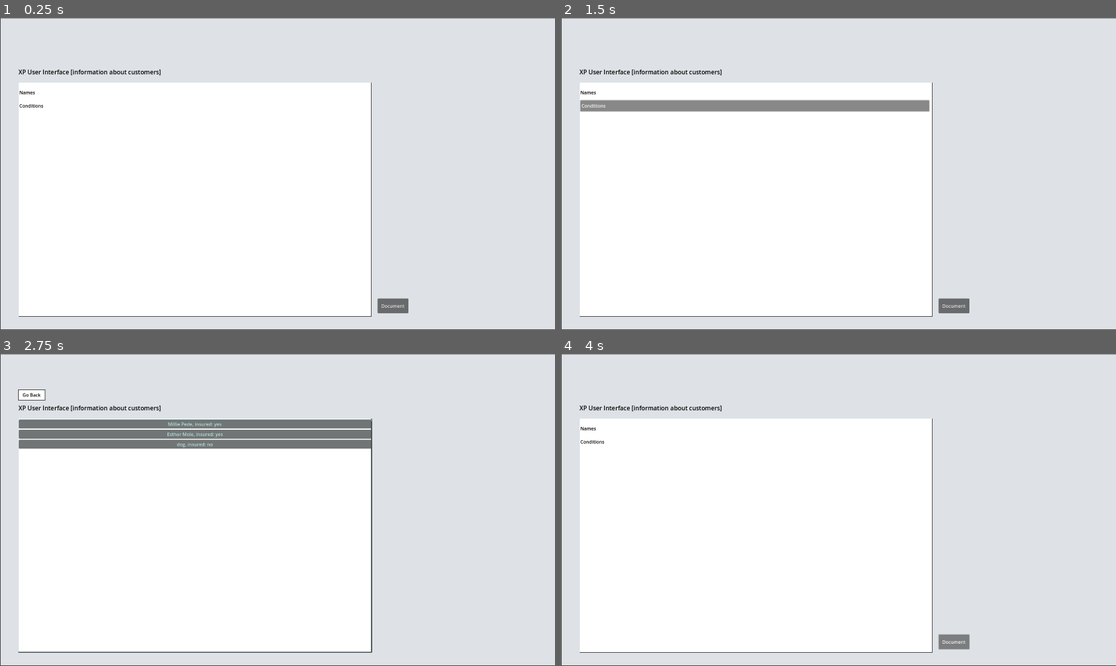
Above: before the commit, frames 1-4 (two rows, left to right).
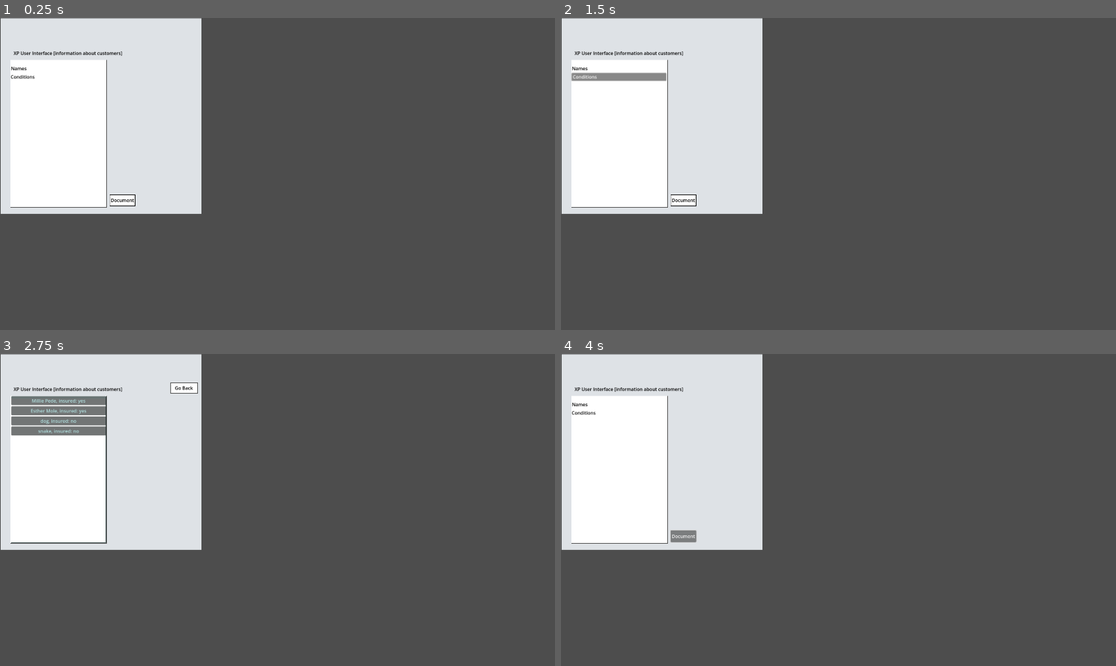
Above: after the commit, the same moments.

Repository: AgonGuri/vacation_please
Game: Godot game, scene res://scenes/pc_ui.tscn
The game is run twice, just before and just after one commit, with the same random seed, the same clock (stepped at 60 frames per second) and the same inputs.
Inputs:
- Up to frame 1 (0.25 s): no input
- Up to frame 2 (1.5 s): click "Document" at 0.5 s; click "Conditions" at 1.25 s
- Up to frame 3 (2.75 s): click "Names" at 2 s
- Up to frame 4 (4 s): click "Go Back" at 2.75 s; click "Document" at 3.5 s

The runs differ from the first frame. In frame 1, 86% of the frame differs, in the area x 0-100%, y 0-100%; in frame 2, 87%; in frame 3, 88%; in frame 4, 86%.

Commit message:
ui scaled down

Diff:
--- a/scenes/pc_ui.tscn
+++ b/scenes/pc_ui.tscn
@@ -6,54 +6,71 @@
 bg_color = Color(0.87058824, 0.8862745, 0.9019608, 1)
 border_color = Color(0, 0, 0, 1)
 
-[sub_resource type="StyleBoxFlat" id="StyleBoxFlat_yj1s0"]
-bg_color = Color(1, 1, 1, 1)
-border_width_right = 2
-border_width_bottom = 2
-border_color = Color(0.33333334, 0.33333334, 0.33333334, 1)
-
-[sub_resource type="StyleBoxFlat" id="StyleBoxFlat_df1xv"]
-bg_color = Color(1, 1, 1, 1)
-border_width_right = 2
-border_width_bottom = 2
-border_color = Color(0.33333334, 0.33333334, 0.33333334, 1)
-
-[sub_resource type="StyleBoxFlat" id="StyleBoxFlat_g1cg7"]
-bg_color = Color(1, 1, 1, 1)
-draw_center = false
-border_width_right = 2
-border_width_bottom = 2
-border_color = Color(0.33333334, 0.33333334, 0.33333334, 1)
-
-[sub_resource type="StyleBoxFlat" id="StyleBoxFlat_h7g8x"]
-bg_color = Color(1, 1, 1, 1)
-border_width_right = 2
-border_width_bottom = 2
-border_color = Color(0.33288068, 0.33288074, 0.33288044, 1)
-
-[sub_resource type="StyleBoxFlat" id="StyleBoxFlat_ixibr"]
-bg_color = Color(1, 1, 1, 1)
-
-[sub_resource type="StyleBoxFlat" id="StyleBoxFlat_5571c"]
-bg_color = Color(1, 1, 1, 1)
-
-[sub_resource type="StyleBoxFlat" id="StyleBoxFlat_ognbo"]
-bg_color = Color(1, 1, 1, 1)
-
-[sub_resource type="StyleBoxFlat" id="StyleBoxFlat_gthla"]
+[sub_resource type="StyleBoxFlat" id="StyleBoxFlat_mdtsv"]
 bg_color = Color(1, 1, 1, 1)
 border_width_left = 2
 border_width_top = 2
 border_width_right = 2
 border_width_bottom = 2
+border_color = Color(0, 0, 0, 1)
+
+[sub_resource type="StyleBoxFlat" id="StyleBoxFlat_yj1s0"]
+bg_color = Color(1, 1, 1, 1)
+border_width_right = 2
+border_width_bottom = 2
+border_color = Color(0.33333334, 0.33333334, 0.33333334, 1)
+
+[sub_resource type="StyleBoxFlat" id="StyleBoxFlat_m6r30"]
+bg_color = Color(1, 1, 1, 1)
+border_width_left = 2
+border_width_top = 1
+border_width_right = 2
+border_width_bottom = 1
+border_color = Color(0.025363794, 0.025363805, 0.025363766, 1)
+
+[sub_resource type="StyleBoxFlat" id="StyleBoxFlat_df1xv"]
+bg_color = Color(1, 1, 1, 1)
+border_width_right = 2
+border_width_bottom = 2
+border_color = Color(0.33333334, 0.33333334, 0.33333334, 1)
+
+[sub_resource type="StyleBoxFlat" id="StyleBoxFlat_g1cg7"]
+bg_color = Color(1, 1, 1, 1)
+draw_center = false
+border_width_right = 2
+border_width_bottom = 2
+border_color = Color(0.33333334, 0.33333334, 0.33333334, 1)
+
+[sub_resource type="StyleBoxFlat" id="StyleBoxFlat_h7g8x"]
+bg_color = Color(1, 1, 1, 1)
+border_width_right = 2
+border_width_bottom = 2
+border_color = Color(0.33288068, 0.33288074, 0.33288044, 1)
+
+[sub_resource type="StyleBoxFlat" id="StyleBoxFlat_ixibr"]
+bg_color = Color(1, 1, 1, 1)
+
+[sub_resource type="StyleBoxFlat" id="StyleBoxFlat_5571c"]
+bg_color = Color(1, 1, 1, 1)
+
+[sub_resource type="StyleBoxFlat" id="StyleBoxFlat_ognbo"]
+bg_color = Color(1, 1, 1, 1)
+
+[sub_resource type="StyleBoxFlat" id="StyleBoxFlat_gthla"]
+bg_color = Color(1, 1, 1, 1)
+border_width_left = 2
+border_width_top = 2
+border_width_right = 2
+border_width_bottom = 2
 border_color = Color(0.32172796, 0.321728, 0.32172775, 1)
 
 [node name="MainUI" type="Control"]
+custom_minimum_size = Vector2(694, 677)
 layout_mode = 3
 anchor_right = 1.0
 anchor_bottom = 1.0
-offset_right = 1.0
-offset_bottom = 5.0
+offset_right = -1226.0
+offset_bottom = -403.0
 grow_horizontal = 2
 grow_vertical = 2
 script = ExtResource("1_gro16")
@@ -62,70 +79,72 @@
 layout_mode = 0
 offset_left = 3.0
 offset_top = 1.0
-offset_right = 1920.0
-offset_bottom = 1078.0
+offset_right = 697.0
+offset_bottom = 678.0
 theme_override_styles/panel = SubResource("StyleBoxFlat_gro16")
 
 [node name="Information" type="Label" parent="NinePatchRect"]
 layout_mode = 0
-offset_left = 61.0
-offset_top = 171.0
-offset_right = 457.0
-offset_bottom = 209.0
+offset_left = 44.0
+offset_top = 109.0
+offset_right = 424.0
+offset_bottom = 135.0
 theme_override_colors/font_color = Color(0, 0, 0, 1)
 theme_override_colors/font_outline_color = Color(0, 0, 0, 0)
-theme_override_font_sizes/font_size = 21
+theme_override_font_sizes/font_size = 16
 text = "XP User Interface [information about customers]"
 
 [node name="DocumentButton" type="Button" parent="NinePatchRect"]
 layout_mode = 0
-offset_left = 1303.0
-offset_top = 970.0
-offset_right = 1410.0
-offset_bottom = 1021.0
+offset_left = 376.0
+offset_top = 610.0
+offset_right = 465.0
+offset_bottom = 650.0
+theme_override_colors/font_color = Color(0, 0, 0, 1)
+theme_override_styles/normal = SubResource("StyleBoxFlat_mdtsv")
 text = "Document"
 
 [node name="DocumentPanel" type="Panel" parent="NinePatchRect"]
 layout_mode = 0
-offset_left = 1301.0
-offset_top = 223.0
-offset_right = 1860.0
-offset_bottom = 1031.0
+offset_left = 372.0
+offset_top = 146.0
+offset_right = 682.0
+offset_bottom = 658.0
 theme_override_styles/panel = SubResource("StyleBoxFlat_yj1s0")
 
 [node name="CustomerName" type="Label" parent="NinePatchRect/DocumentPanel"]
 layout_mode = 0
-offset_left = 40.0
-offset_top = 86.0
-offset_right = 87.0
-offset_bottom = 109.0
-theme_override_colors/font_color = Color(0, 0, 0, 1)
-text = "Name"
+offset_left = 17.0
+offset_top = 37.0
+offset_right = 64.0
+offset_bottom = 60.0
+theme_override_colors/font_color = Color(0, 0, 0, 1)
+text = "Name:"
 
 [node name="CustomerCondition" type="Label" parent="NinePatchRect/DocumentPanel"]
 layout_mode = 0
-offset_left = 43.0
-offset_top = 135.0
-offset_right = 176.0
-offset_bottom = 158.0
+offset_left = 18.0
+offset_top = 70.0
+offset_right = 151.0
+offset_bottom = 93.0
 theme_override_colors/font_color = Color(0, 0, 0, 1)
 text = "Why they nerfed:"
 
 [node name="CustomerPrice" type="Label" parent="NinePatchRect/DocumentPanel"]
 layout_mode = 0
-offset_left = 42.0
-offset_top = 183.0
-offset_right = 268.0
-offset_bottom = 206.0
+offset_left = 17.0
+offset_top = 140.0
+offset_right = 243.0
+offset_bottom = 163.0
 theme_override_colors/font_color = Color(0, 0, 0, 1)
 text = "How much money they want:"
 
 [node name="MoneyInput" type="LineEdit" parent="NinePatchRect/DocumentPanel"]
 layout_mode = 0
-offset_left = 37.0
-offset_top = 237.0
-offset_right = 451.0
-offset_bottom = 280.0
+offset_left = 16.0
+offset_top = 173.0
+offset_right = 260.0
+offset_bottom = 216.0
 theme_override_colors/font_color = Color(0, 0, 0, 1)
 theme_override_colors/selection_color = Color(0.5019608, 0.5019608, 0.5019608, 0)
 text = "How much you give them"
@@ -133,57 +152,57 @@
 
 [node name="DoneButton" type="Button" parent="NinePatchRect/DocumentPanel"]
 layout_mode = 0
-offset_left = 435.0
-offset_top = 508.0
-offset_right = 512.0
-offset_bottom = 566.0
+offset_left = 217.0
+offset_top = 465.0
+offset_right = 294.0
+offset_bottom = 499.0
+theme_override_colors/font_color = Color(0.05629144, 0.056291677, 0.056291506, 1)
+theme_override_styles/normal = SubResource("StyleBoxFlat_m6r30")
 text = "Done"
 
 [node name="Panel" type="Panel" parent="NinePatchRect"]
 layout_mode = 0
-offset_left = 62.0
-offset_top = 222.0
-offset_right = 1283.0
-offset_bottom = 1033.0
+offset_left = 33.0
+offset_top = 144.0
+offset_right = 367.0
+offset_bottom = 656.0
 theme_override_styles/panel = SubResource("StyleBoxFlat_df1xv")
 
 [node name="NameList" type="VScrollBar" parent="NinePatchRect/Panel"]
 modulate = Color(0.79607844, 1, 1, 1)
 layout_mode = 0
-offset_left = -3.0
-offset_top = 2.0
-offset_right = 1222.0
-offset_bottom = 810.0
+offset_left = 2.0
+offset_top = 1.0
+offset_right = 331.0
+offset_bottom = 509.0
 theme_override_styles/scroll = SubResource("StyleBoxFlat_g1cg7")
 
 [node name="Names" type="VBoxContainer" parent="NinePatchRect/Panel/NameList"]
 layout_mode = 0
-offset_left = 3.0
-offset_top = 2.0
-offset_right = 1222.0
-offset_bottom = 810.0
+offset_left = 1.0
+offset_right = 329.0
+offset_bottom = 487.0
 
 [node name="ConditionList" type="VScrollBar" parent="NinePatchRect/Panel"]
 layout_mode = 0
-offset_left = -5.0
 offset_top = 1.0
-offset_right = 1221.0
-offset_bottom = 813.0
+offset_right = 335.0
+offset_bottom = 512.0
 theme_override_styles/scroll = SubResource("StyleBoxFlat_h7g8x")
 
 [node name="Conditions" type="VBoxContainer" parent="NinePatchRect/Panel/ConditionList"]
 layout_mode = 0
-offset_left = 5.0
-offset_top = 6.0
-offset_right = 1225.0
-offset_bottom = 813.0
+offset_left = 2.0
+offset_top = 20.0
+offset_right = 332.0
+offset_bottom = 508.0
 
 [node name="ConditionsButton" type="Button" parent="NinePatchRect/Panel"]
 layout_mode = 0
-offset_left = 2.0
-offset_top = 62.0
-offset_right = 1209.0
-offset_bottom = 100.0
+offset_left = 1.0
+offset_top = 46.0
+offset_right = 328.0
+offset_bottom = 72.0
 theme_override_colors/font_color = Color(0.068798125, 0.06879836, 0.06879819, 1)
 theme_override_colors/font_pressed_color = Color(1, 1, 1, 1)
 theme_override_colors/font_hover_color = Color(0.95, 0.95, 0.95, 1)
@@ -197,8 +216,8 @@
 layout_mode = 0
 offset_left = 2.0
 offset_top = 16.0
-offset_right = 1208.0
-offset_bottom = 53.0
+offset_right = 328.0
+offset_bottom = 44.0
 theme_override_colors/font_color = Color(0, 0, 0, 1)
 theme_override_colors/font_pressed_color = Color(1, 1, 1, 1)
 theme_override_colors/font_hover_color = Color(0.95, 0.95, 0.95, 1)
@@ -210,10 +229,10 @@
 
 [node name="Button" type="Button" parent="NinePatchRect"]
 layout_mode = 0
-offset_left = 60.0
-offset_top = 122.0
-offset_right = 154.0
-offset_bottom = 160.0
+offset_left = 587.0
+offset_top = 98.0
+offset_right = 681.0
+offset_bottom = 136.0
 theme_override_colors/font_color = Color(0, 0, 0, 1)
 theme_override_styles/normal = SubResource("StyleBoxFlat_gthla")
 text = "Go Back"
--- a/scripts/pc_ui.gd
+++ b/scripts/pc_ui.gd
@@ -30,7 +30,8 @@
 	customer_resource = [
 		preload("res://scripts/customers/1.tres"),
 		preload("res://scripts/customers/2.tres"),
-		preload("res://scripts/customers/3.tres")
+		preload("res://scripts/customers/3.tres"),
+		preload("res://scripts/customers/4.tres"),
 	]
 
 	done_button.pressed.connect(on_done_button_pressed)
Not shown: 1 places in scenes/pc_ui.tscn that only renumber resources
